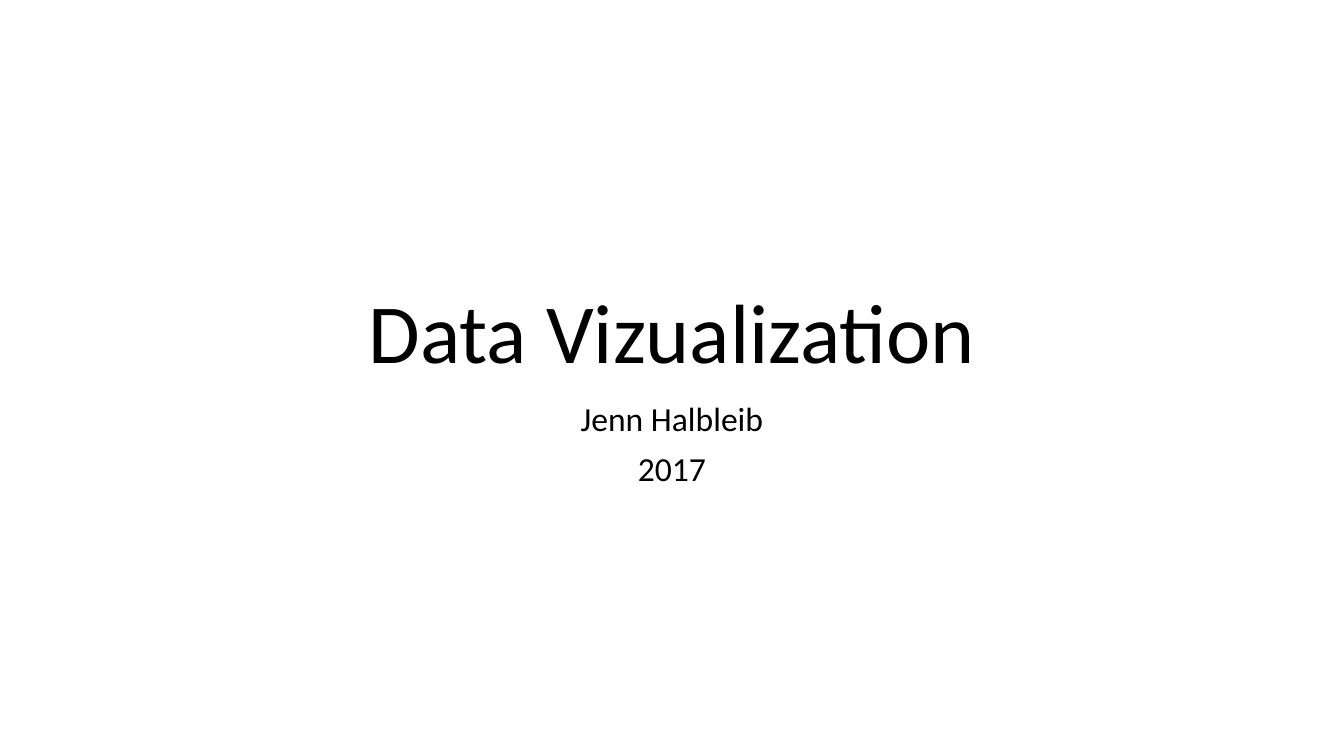
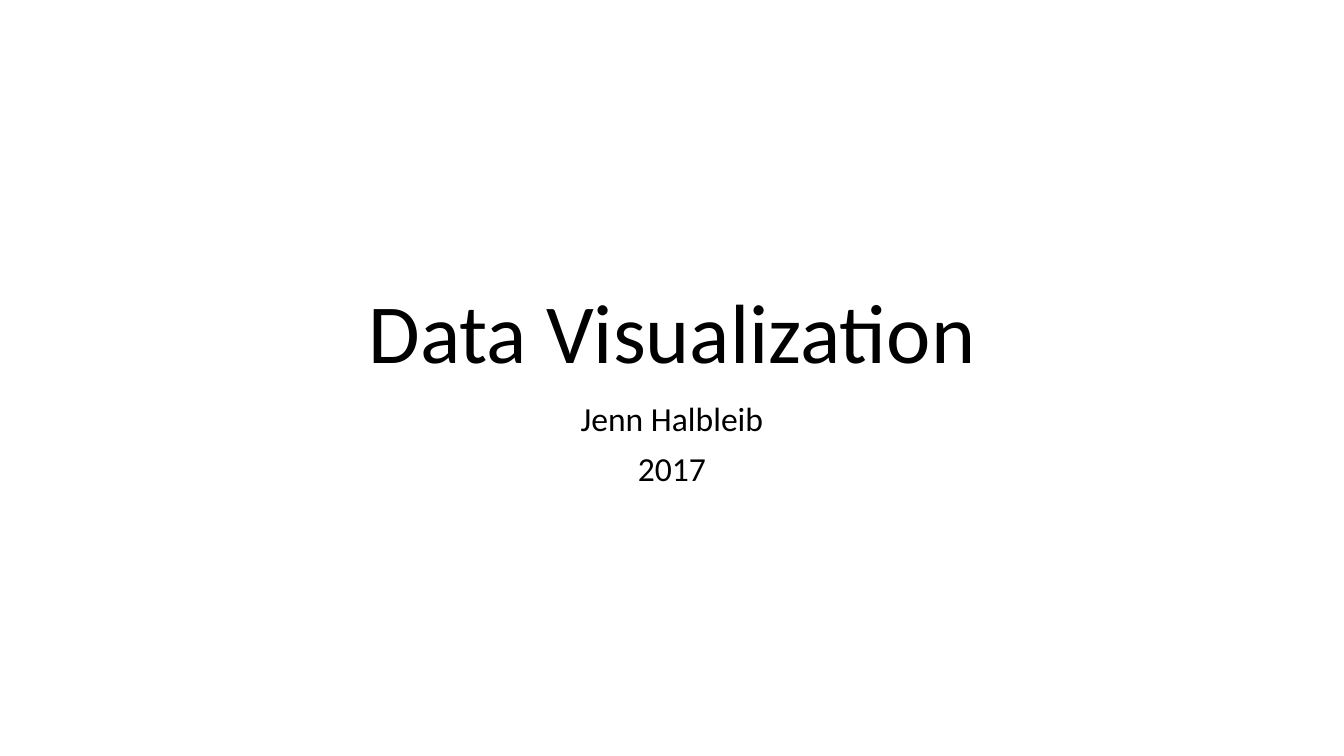
Before and after one commit to elegant-chaos/HalbleibWinstatsReu, a slide deck: slide 1 of Learning Exercises/DataViz/DataVizDay1.pptx. Drawn at 1344x756 pixels with LibreOffice and Linux fonts; fonts in the diff are those of the drawing. Boxes give left, top, right and bottom in pixels: in the first picture for what was removed or moved away, otherwise in the second. Text is boxed around its words. In the diff, an @@ line names an element or a change of style, - is before the commit and + after.

Commit message:
Fixing Powerpoint Typo

```diff
--- a/Learning Exercises/DataViz/DataVizDay1.pptx
+++ b/Learning Exercises/DataViz/DataVizDay1.pptx
@@ title at [369,304,975,364]: text changed @@
-Data Vizualization
+Data Visualization
```
